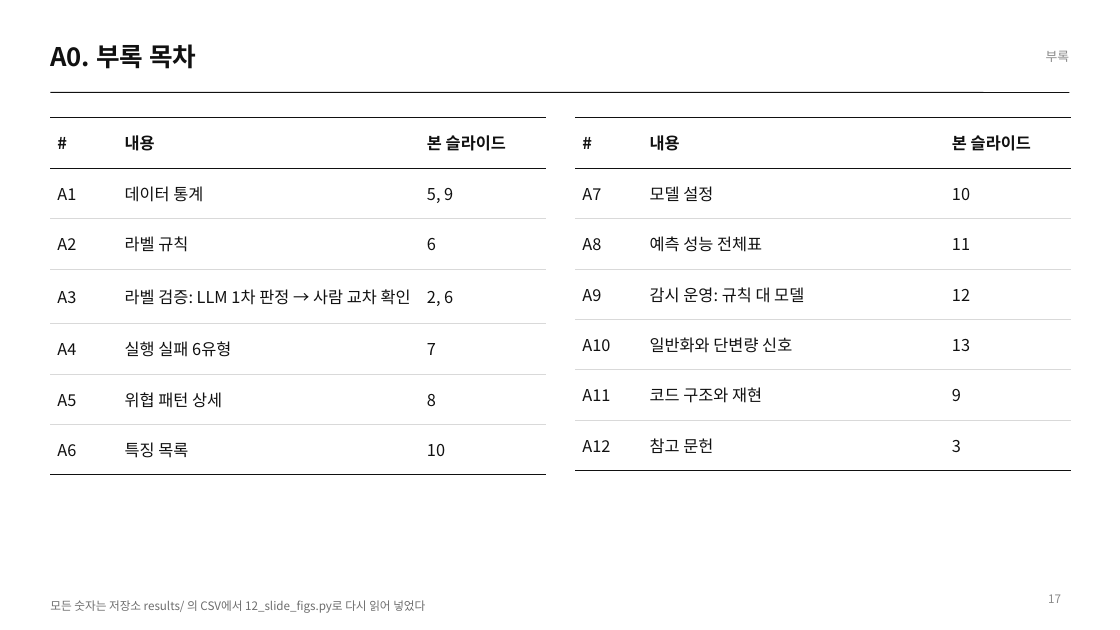
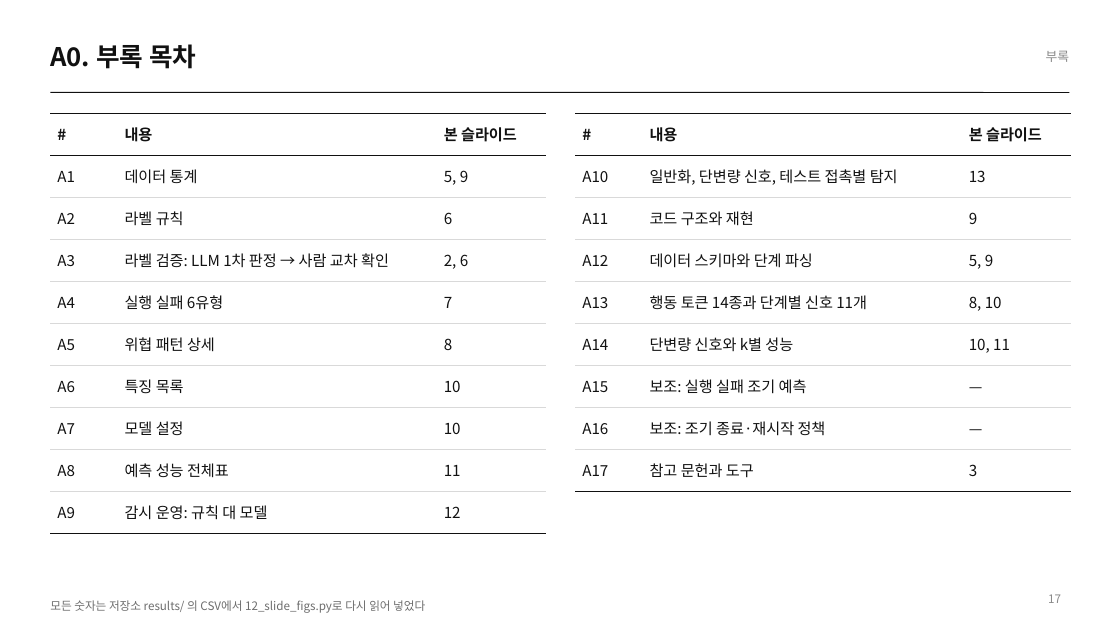
Before and after one commit to jeonbinggu/bigdata-agent-failure-prediction, a slide deck: slide 17 of slides/27팀_발표.pptx. Drawn at 1120x630 pixels with LibreOffice and Linux fonts; fonts in the diff are those of the drawing. Boxes give left, top, right and bottom in pixels: in the first picture for what was removed or moved away, otherwise in the second. Text is boxed around its words. In the diff, an @@ line names an element or a change of style, - is before the commit and + after.

```diff
--- a/slides/27팀_발표.pptx
+++ b/slides/27팀_발표.pptx
@@ table at (50,113,546,524) @@
+row 8: A7 | 모델 설정 | 10
+row 9: A8 | 예측 성능 전체표 | 11
+row 10: A9 | 감시 운영: 규칙 대 모델 | 12
@@ table: place and size @@
-table at (50,118,546,462)
+table at (50,113,546,524)
@@ table at (576,113,1071,482) @@
-row 2: A7 | 모델 설정 | 10
-row 3: A8 | 예측 성능 전체표 | 11
-row 4: A9 | 감시 운영: 규칙 대 모델 | 12
-row 5: A10 | 일반화와 단변량 신호 | 13
+row 2: A10 | 일반화, 단변량 신호, 테스트 접촉별 탐지 | 13
-row 7: A12 | 참고 문헌 | 3
+row 4: A12 | 데이터 스키마와 단계 파싱 | 5, 9
+row 5: A13 | 행동 토큰 14종과 단계별 신호 11개 | 8, 10
+row 6: A14 | 단변량 신호와 k별 성능 | 10, 11
+row 7: A15 | 보조: 실행 실패 조기 예측 | —
+row 8: A16 | 보조: 조기 종료·재시작 정책 | —
+row 9: A17 | 참고 문헌과 도구 | 3
@@ table: place and size @@
-table at (576,118,1071,457)
+table at (576,113,1071,482)
```
Also in this commit, not shown: 6 other slides changed, 5 slides added, 4 other files.
